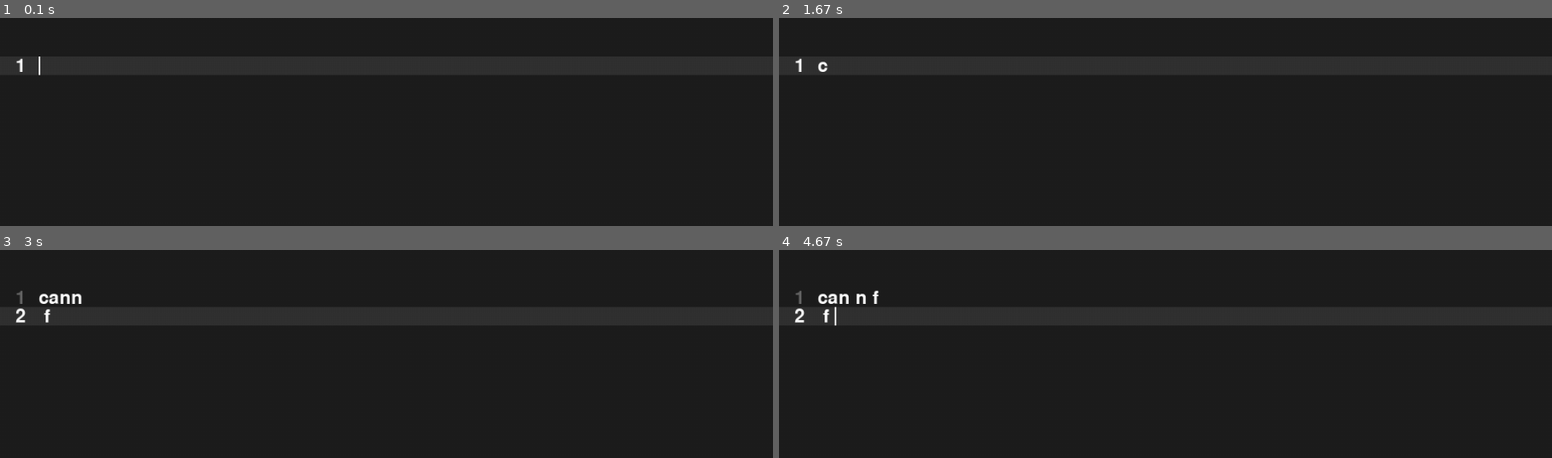
Above: before the commit, frames 1-4 (two rows, left to right).
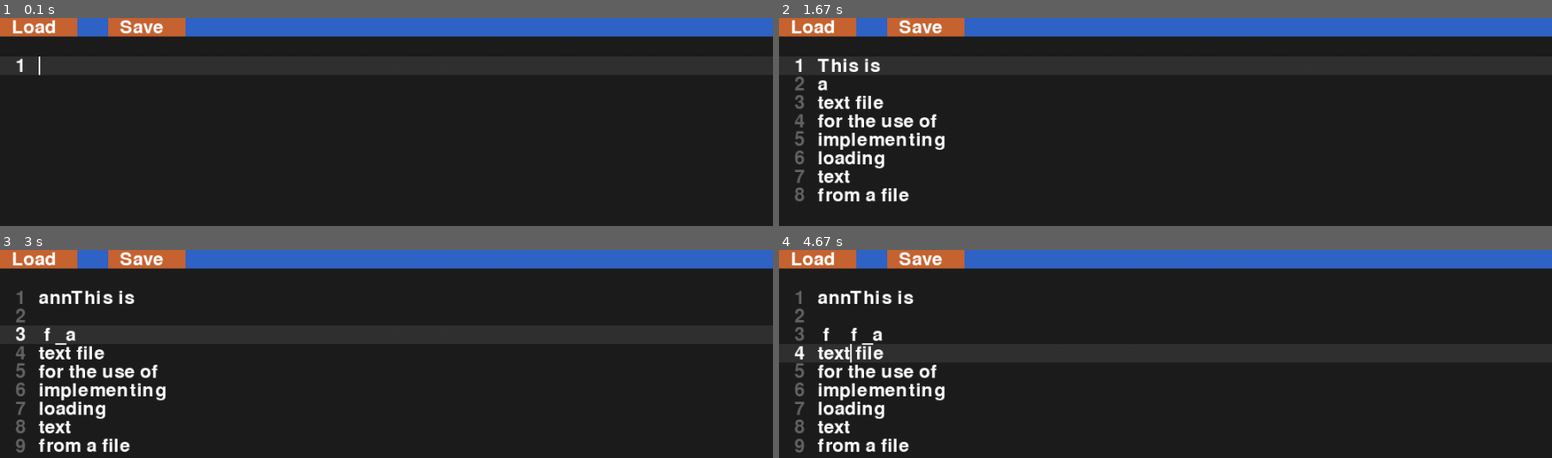
Above: after the commit, the same moments.

Repository: Nuffe/Textbox
Game: pygame game, started from main.py
Same seed, same stepped clock (60 frames per second), same inputs: the game is played once before the commit and once after it.
Inputs (mouse positions are in pixels of both pictures, inside the frame that each line leads up to):
- Up to frame 1 (0.1 s): no input
- Up to frame 2 (1.67 s): hold C 0.33-0.8 s; hold Right 0.33-0.8 s; click (outside the picture) at 0.93 s; click (817, 26) at 1.27 s, where only the run after the commit has a clickable "Load"
- Up to frame 3 (3 s): type "ann" at 1.77 s; tap Enter at 2.1 s; hold Right 2.32-2.78 s; tap Space at 2.38, 2.68 s; tap F at 2.47 s; click (139, 258) at 2.92 s, where only the run after the commit has a clickable "Save"
- Up to frame 4 (4.67 s): hold Up 3.2-3.5 s; tap Space at 3.27, 3.6, 3.9, 4.1, 4.4 s; hold Right 3.53-4 s; tap F at 3.68 s; hold Left 4.03-4.57 s; hold Down from 4.6 s (still down)

The runs differ from the first frame. In frame 1, 9.1% of the frame differs, in the area x 0-100%, y 0-10%; in frame 2, 12%; in frame 3, 12%; in frame 4, 13%, in the area x 0-100%, y 0-98%.

Commit message:
Start work on load/save buttons

Diff:
--- a/textbox/base.py
+++ b/textbox/base.py
@@ -15,15 +15,25 @@
         self.currentNode = self.list.append(gapBuffer(10))
         self.screen = pygame.display.set_mode((1000, 600))
         self.font = pygame.font.SysFont(None, 36)
+        self.loadButton = pygame.Rect(0, 0, 100, self.font.get_height())
+        self.saveButton = pygame.Rect(140, 0, 100,  self.font.get_height())
         self.running = True
 
     def main(self):
 
-
+        pygame.display.set_caption("Project MilkBox")
         while self.running:
             for event in pygame.event.get():
                 if event.type == pygame.QUIT:
                     self.running = False
+                elif event.type == pygame.MOUSEBUTTONDOWN and event.button == 1:
+                    mx,my = event.pos
+                    if self.loadButton.collidepoint(mx,my):
+                        self.load("text.txt")
+                        print("Load clicked!")
+                    elif self.saveButton.collidepoint(mx,my):
+                        self.save("text.txt")
+                        print("Save clicked!")
                 elif event.type == pygame.KEYDOWN:  # Handles the key events
                     if event.key == pygame.K_BACKSPACE:
                         self.backspace()
@@ -50,6 +60,7 @@
                         self.write(event)
 
             self.screen.fill((30, 30, 30))
+            self.toolBar()
             if self.pointerY < self.list.size:    # Highlight the current line
                 pygame.draw.rect(self.screen, (50, 50, 50), (self.positionX - 50, self.positionY + self.pointerY * self.font.get_height(), 1000, self.font.get_height()), 0)
             self.textCursor()
@@ -165,11 +176,18 @@
 
     # IN DEVELOPMENT
     def load(self, filename):
+        self.list = LineList()
+        self.currentNode = self.list.append(gapBuffer(10))
         count = 0
+        self.cursorPos = 0
+        self.positionX = 50
+        self.positionY = 50
+        self.pointerX = 0
+        self.pointerY = 0
         with open(filename) as file:
             for raw in file:
                 line = raw.rstrip("\n")
-                if count == 0:
+                if count == 0: # Make it start  from the first line
                     node = self.list.head
                     count += 1
                 else:
@@ -188,3 +206,12 @@
                 text = buffer.textContent()
                 file.write(text + "\n")
                 node = node.next
+
+
+    def toolBar(self):
+        pygame.draw.rect(self.screen, (50, 100, 200), (0, 0, 1000, self.font.get_height()), 0)
+        pygame.draw.rect(self.screen, (200,100,50), self.loadButton)
+        pygame.draw.rect(self.screen, (200,100,50), self.saveButton)
+
+        self.screen.blit(self.font.render("Load", True, (255,255,255)),(self.loadButton.x + 15, 0))
+        self.screen.blit(self.font.render("Save", True, (255,255,255)),(self.saveButton.x + 15, 0))
